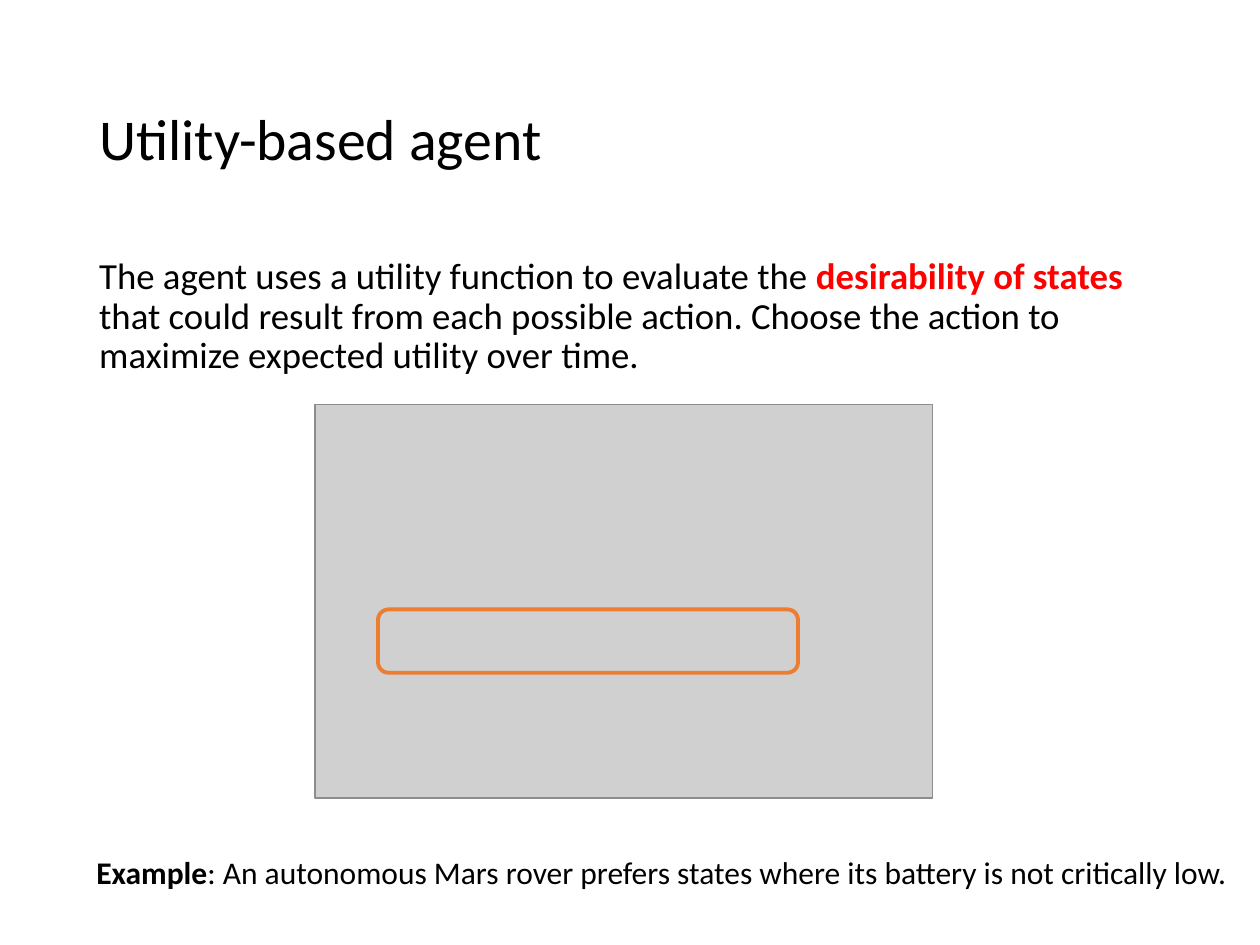
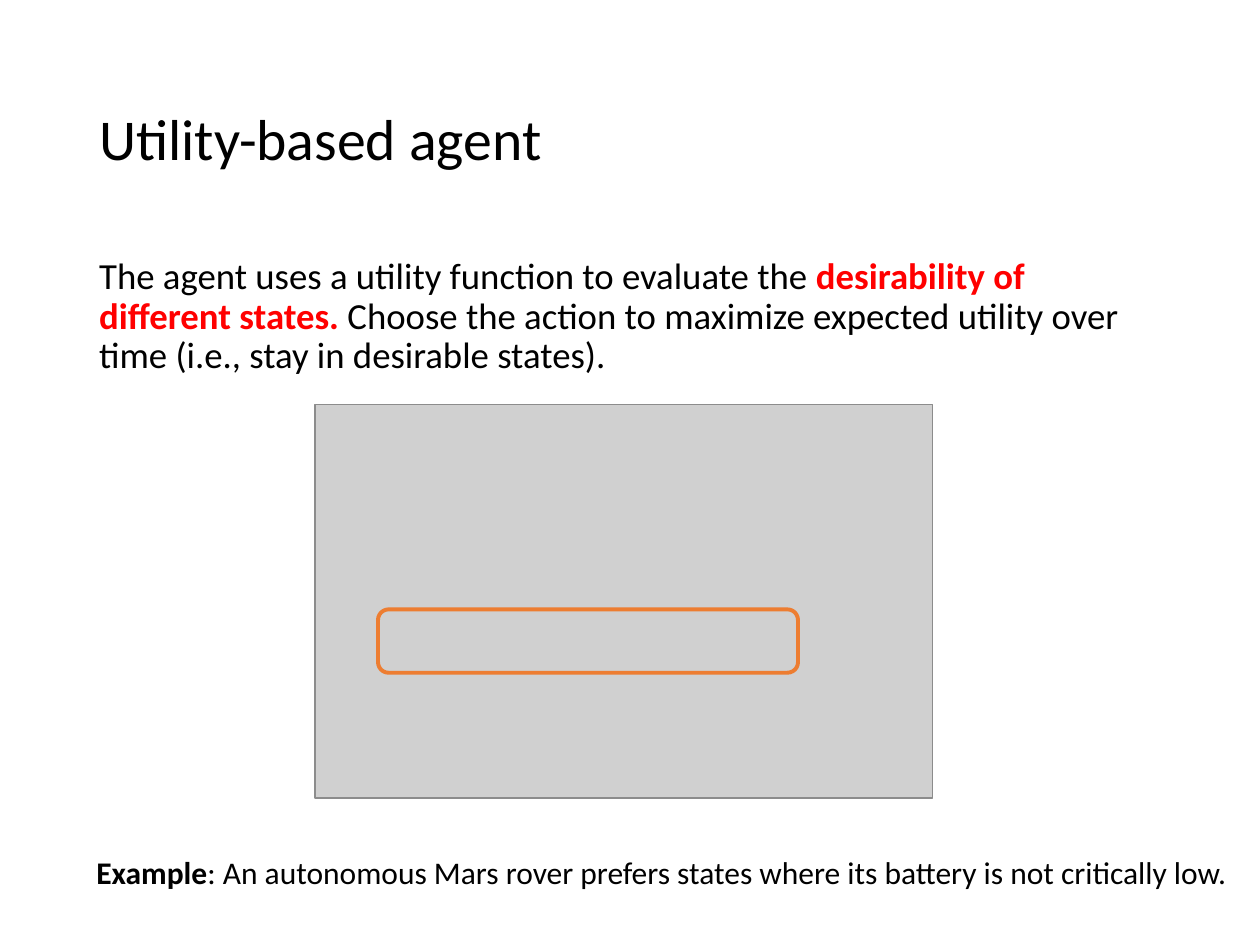
Before and after one commit to mhahsler/CS7320-AI, a slide deck: slide 22 of slides/02_agents.pptx. Drawn at 1260x945 pixels with LibreOffice and Linux fonts; fonts in the diff are those of the drawing; grey boxes stand for pictures. Boxes give left, top, right and bottom in pixels: in the first picture for what was removed or moved away, otherwise in the second. Text is boxed around its words. In the diff, an @@ line names an element or a change of style, - is before the commit and + after.

```diff
--- a/slides/02_agents.pptx
+++ b/slides/02_agents.pptx
@@ text at (x1=99, y1=263, x2=1119, y2=374): text changed @@
-The agent uses a utility function to evaluate the desirability of states that could result from each possible action. Choose the action to maximize expected utility over time.
+The agent uses a utility function to evaluate the desirability of different states. Choose the action to maximize expected utility over time (i.e., stay in desirable states).
```
Also in this commit, not shown: 6 other slides changed, 1 other file.
